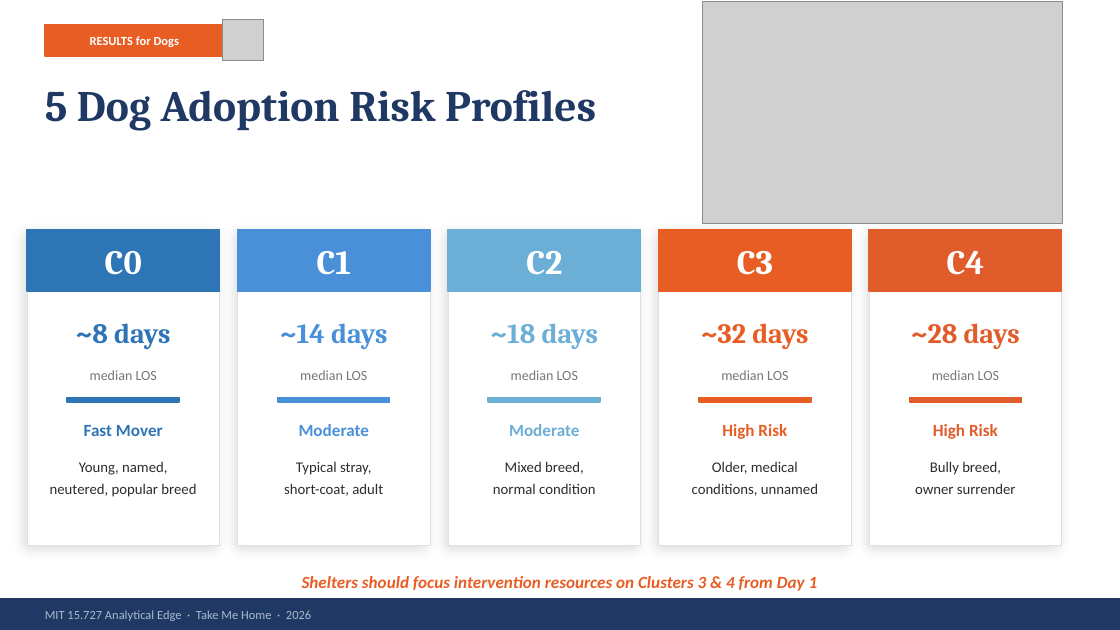
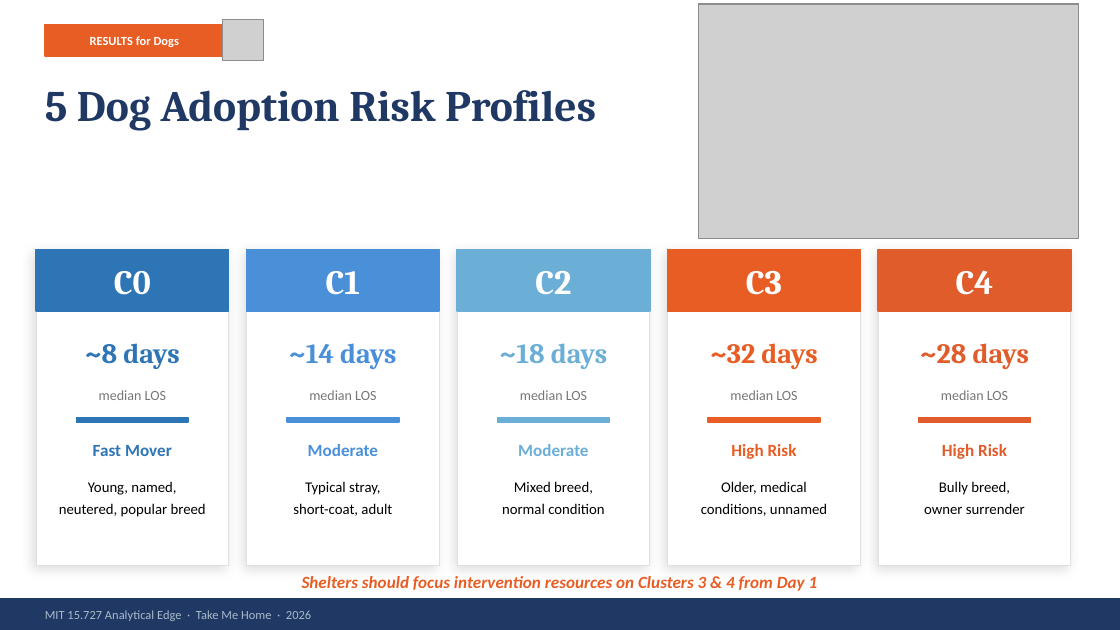
Before and after one commit to hsienhsinlee/MIT_15.727.AE_TakeMeHome, a slide deck: slide 9 of Final deliverables/TakeMeHome_Deck v1.pptx. Drawn at 1120x630 pixels with LibreOffice and Linux fonts; fonts in the diff are those of the drawing; grey boxes stand for pictures. Boxes give left, top, right and bottom in pixels: in the first picture for what was removed or moved away, otherwise in the second. Text is boxed around its words. In the diff, an @@ line names an element or a change of style, - is before the commit and + after.

```diff
--- a/Final deliverables/TakeMeHome_Deck v1.pptx
+++ b/Final deliverables/TakeMeHome_Deck v1.pptx
@@ picture resized from (x1=702, y1=1, x2=1062, y2=224) to (x1=699, y1=4, x2=1079, y2=240) @@
@@ 25 texts, 15 rectangles moved together from (x1=27, y1=230, x2=1062, y2=545) to (x1=36, y1=250, x2=1071, y2=566) @@
@@ text colour #2D2D2D to #000000 in 5 elements at (x1=59, y1=481, x2=206, y2=517), (x1=293, y1=481, x2=392, y2=516), (x1=502, y1=481, x2=604, y2=514), (x1=701, y1=481, x2=827, y2=516), (x1=924, y1=481, x2=1025, y2=514) @@
```
Also in this commit, not shown: 5 other slides changed.
